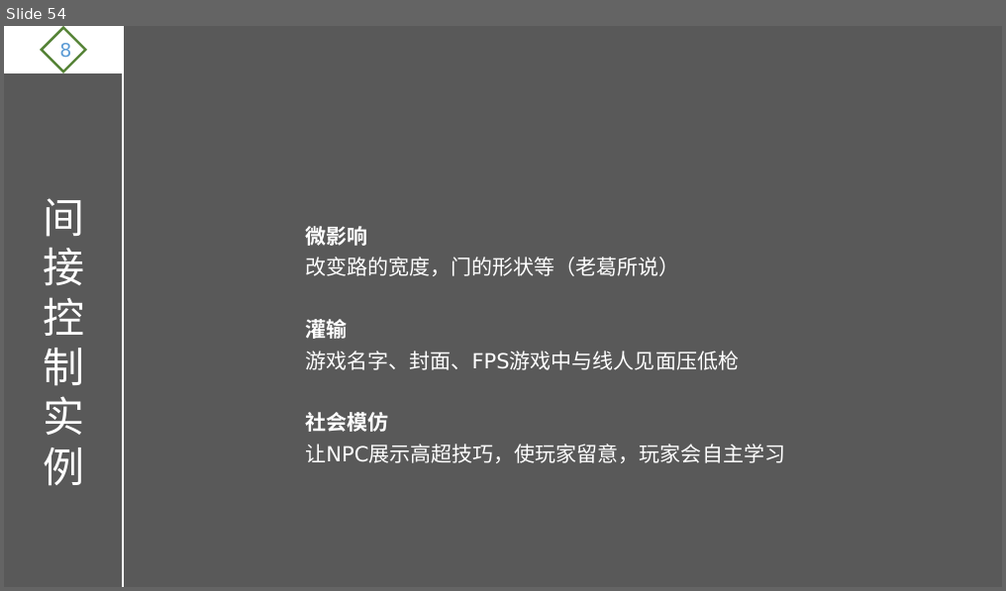
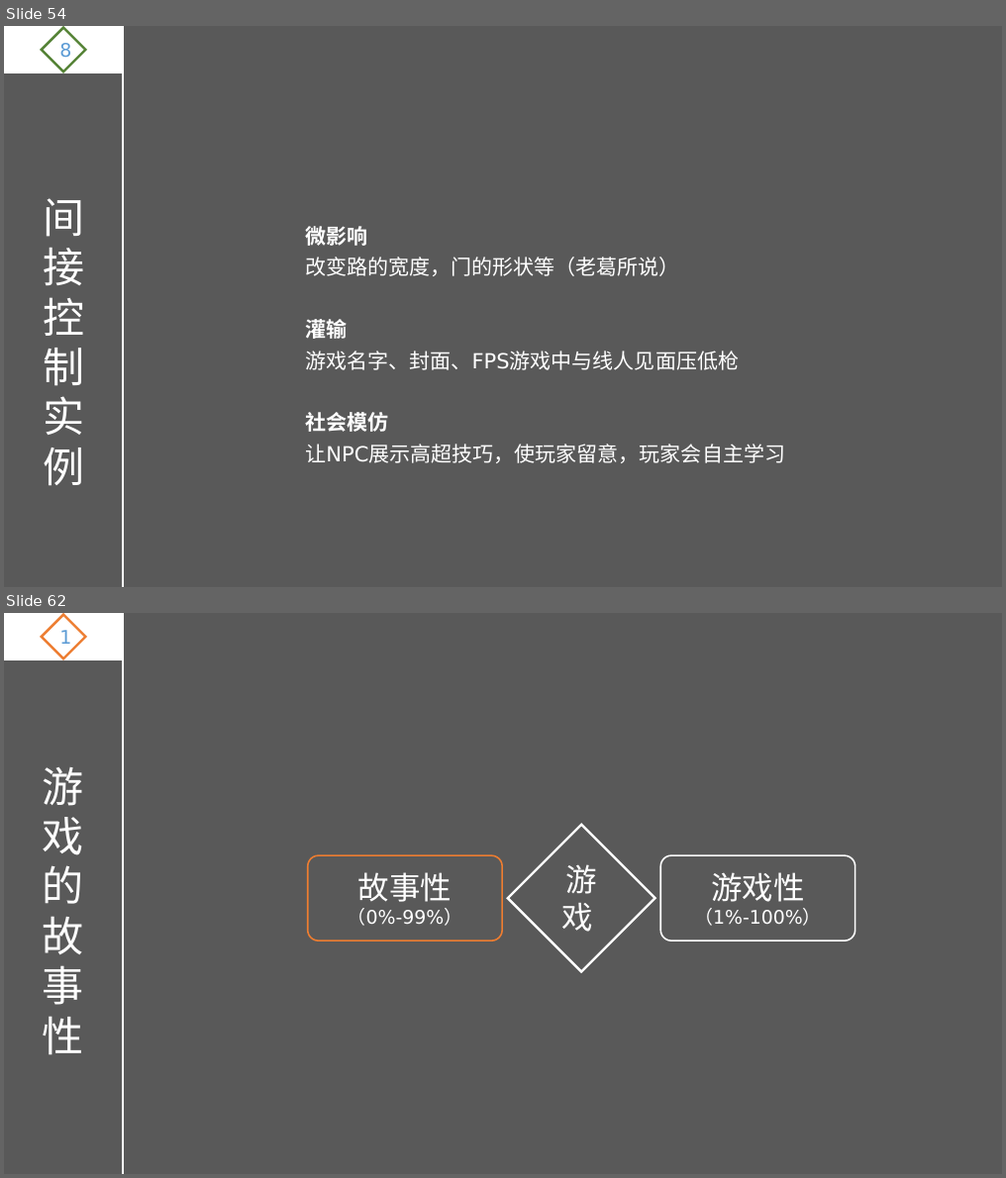
Before and after one commit to ThreePeopleGame/Death, a slide deck: Share/游戏设计理论.pptx. Shown one above the other, each under a label of ours: slide 54 before the commit, slides 54 and 62 after it; the slides between them are not shown. The pictures are 1006x591 and 1006x1178 pixels, drawn with LibreOffice and Linux fonts; fonts in the diff are those of the drawing. Boxes give left, top, right and bottom in pixels: in the first picture for what was removed or moved away, otherwise in the second. Text is boxed around its words. In the diff, an @@ line names an element or a change of style, - is before the commit and + after.

```diff
--- a/Share/游戏设计理论.pptx
+++ b/Share/游戏设计理论.pptx
@@ slide 62 added at [4,613,1002,1174], background #595959 @@
@@ rectangle added at [4,613,123,661], fill #FFFFFF, outline #FFFFFF 1.5 pt @@
@@ diamond added at [42,615,85,659], outline #ED7D31 2.25 pt, 18 pt, text #5B9BD5 @@
+1
@@ line added from (123, 613) to (123, 1174), #FFFFFF 2.25 pt @@
@@ text added at [43,767,84,1056], 40 pt, text #FFFFFF @@
+游戏的故事性
@@ diamond added at [508,825,655,972], outline #FFFFFF 2.25 pt, 30 pt, text #FFFFFF @@
+游戏
@@ rounded rectangle added at [308,856,503,941], outline #ED7D31 1.5 pt, 18 pt, text #FFFFFF @@
+故事性
+（0%-99%）
@@ rounded rectangle added at [660,856,855,941], outline #FFFFFF 1.5 pt, 18 pt, text #FFFFFF @@
+游戏性
+（1%-100%）
```
Also in this commit, not shown: 2 slides changed, 8 other slides added, 2 other files.
